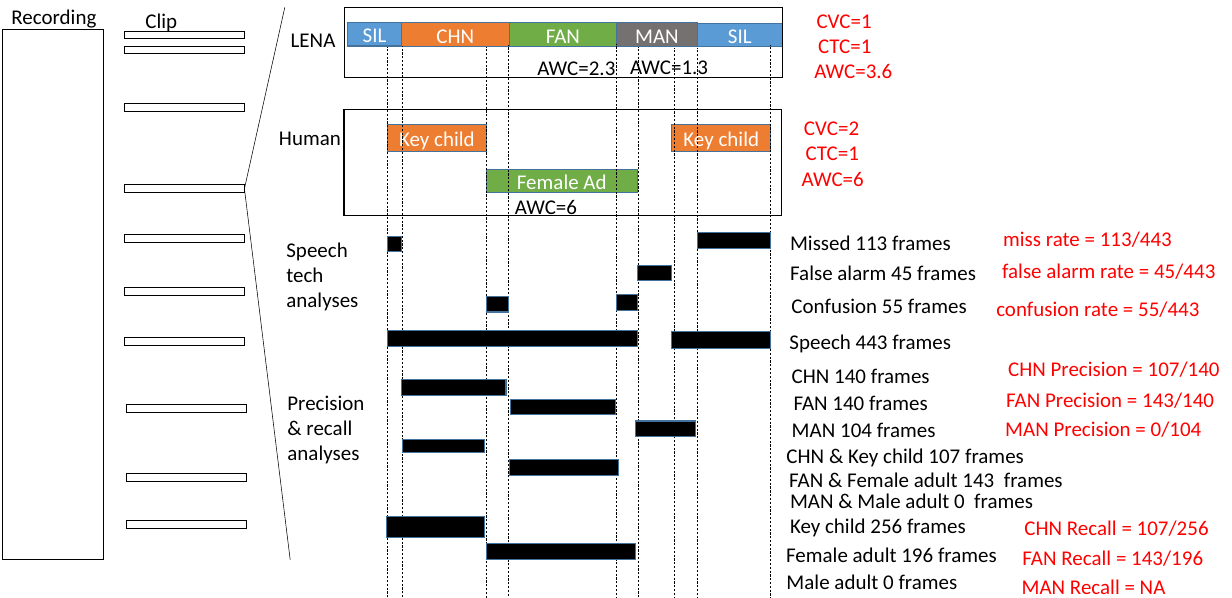
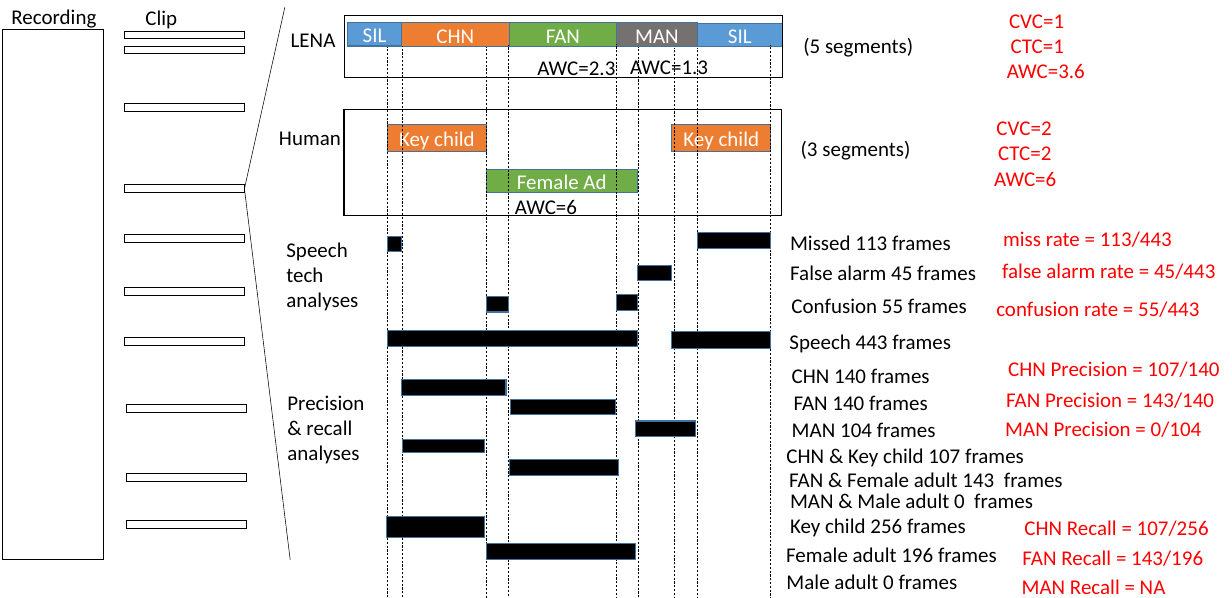
Before and after one commit to jsalt-coml/lena_eval, a slide deck: slide 1 of paper_rmd/fig_levels.pptx. Drawn at 1232x598 pixels with LibreOffice and Linux fonts; fonts in the diff are those of the drawing. Boxes give left, top, right and bottom in pixels: in the first picture for what was removed or moved away, otherwise in the second. Text is boxed around its words. In the diff, an @@ line names an element or a change of style, - is before the commit and + after.

```diff
--- a/paper_rmd/fig_levels.pptx
+++ b/paper_rmd/fig_levels.pptx
@@ rectangle resized from (x1=344, y1=8, x2=782, y2=77) to (x1=344, y1=15, x2=782, y2=77) @@
@@ text "CVC=1" moved from (x1=817, y1=14, x2=872, y2=28) to (x1=1009, y1=14, x2=1064, y2=28) @@
@@ text added at (x1=803, y1=38, x2=913, y2=57), 19.7 pt, text #000000 @@
+(5 segments)
@@ 3 texts moved together from (x1=802, y1=39, x2=892, y2=186) to (x1=994, y1=39, x2=1085, y2=186) @@
@@ text "CVC=2" moved from (x1=804, y1=121, x2=859, y2=135) to (x1=996, y1=121, x2=1051, y2=135) @@
@@ text added at (x1=801, y1=141, x2=910, y2=160), 19.7 pt, text #000000 @@
+(3 segments)
@@ text at (x1=998, y1=146, x2=1051, y2=160): text changed @@
-CTC=1
+CTC=2
```
Also in this commit, not shown: 3 other files.
